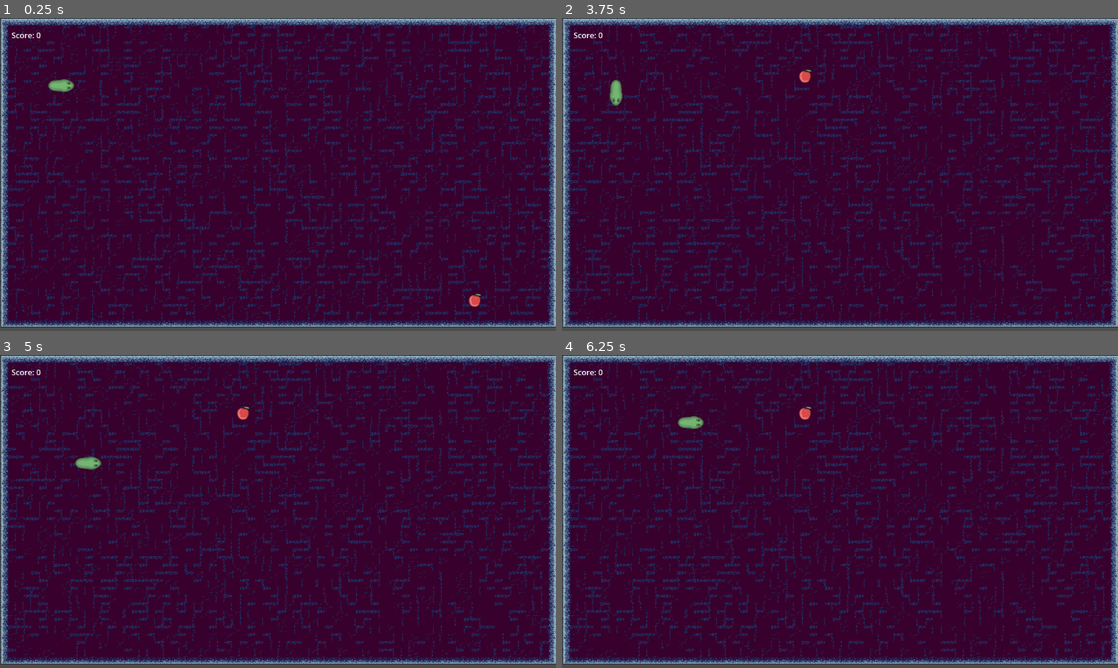
Above: before the commit, frames 1-4 (two rows, left to right).
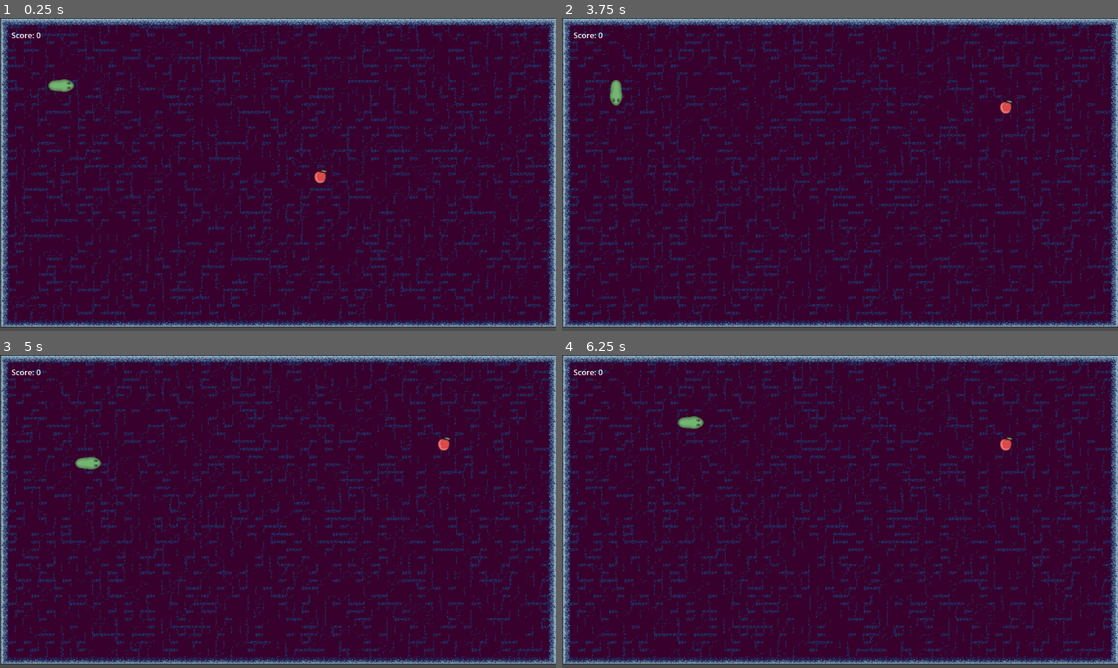
Above: after the commit, the same moments.

Repository: drinkalotz/godot-snake
Game: Godot game, scene res://scenes/world.tscn
Two runs of this game, one before a commit and one after it. Both use one fixed random seed, a clock stepped at 60 frames per second and the inputs below.
Inputs:
- Up to frame 1 (0.25 s): no input
- Up to frame 2 (3.75 s): hold Up (up_ui) 0.53-2.03 s; tap Enter at 2, 3.5 s; hold Left (left_ui) 2.03-3.53 s; tap Space at 2.75 s; hold Down (down_ui) from 3.53 s (still down)
- Up to frame 3 (5 s): release Down (down_ui) at 4.28 s; hold Right (right_ui) from 4.28 s (still down)
- Up to frame 4 (6.25 s): release Right (right_ui) at 5.03 s; hold Up (up_ui) 5.03-5.78 s; hold Right (right_ui) from 5.78 s (still down)

The runs differ from the first frame. In frame 1, 15% of the frame differs, in the area x 1-99%, y 2-97%; in frame 2, 15%; in frame 3, 15%; in frame 4, 15%.

Commit message:
repositioned world.gd script

Diff:
--- a/scenes/world.gd
+++ /dev/null
@@ -1,96 +0,0 @@
-extends Node2D
-@export var width = 72
-@export var height = 40
-@onready var tile_map_layer: TileMapLayer = $tiles
-@onready var snake: CharacterBody2D = $snake
-@onready var apple: PackedScene = preload("res://scenes/apple.tscn")
-@onready var death_timer: Timer = $death_timer
-var score: int = 0
-var score_string: String = "Score: %s"
-@onready var label: Label = $Label
-
-var rng = RandomNumberGenerator.new()
-var walkable_coordinates = []
-
-
-var top_left_corner_border = Vector2i(0, 0)
-var top_right_corner_border = Vector2i(7, 0)
-var bottom_left_corner_border = Vector2i(0, 5)
-var bottom_right_corner_border = Vector2i(7, 5)
-
-var top_border_array = [Vector2i(1, 0), Vector2i(2, 0), Vector2i(3, 0), Vector2i(4, 0), Vector2i(5, 0), Vector2i(6, 0)]
-var bottom_border_array = [Vector2i(1, 5), Vector2i(2, 5), Vector2i(3, 5), Vector2i(4, 5), Vector2i(5, 5), Vector2i(6, 5)]
-var left_border_array = [Vector2i(0, 1), Vector2i(0, 2), Vector2i(0, 3), Vector2i(0, 4)]
-var right_border_array = [Vector2i(7, 1), Vector2i(7, 2), Vector2i(7, 3), Vector2i(7, 4)]
-
-var walkable_array = [
-	Vector2i(1, 1), Vector2i(2, 1), Vector2i(3, 1), Vector2i(4, 1), Vector2i(5, 1), Vector2i(6, 1),
-	Vector2i(1, 2), Vector2i(2, 2), Vector2i(3, 2), Vector2i(4, 2), Vector2i(5, 2), Vector2i(6, 2),
-	Vector2i(1, 3), Vector2i(2, 3), Vector2i(3, 3), Vector2i(4, 3), Vector2i(5, 3), Vector2i(6, 3),
-	Vector2i(1, 4), Vector2i(2, 4), Vector2i(3, 4), Vector2i(4, 4), Vector2i(5, 4), Vector2i(6, 4),
-	]
-
-func _ready() -> void:
-	snake._on_snake_died.connect(snake_died)
-	snake.SPEED = 5
-	var source_id = 1
-
-	tile_map_layer.set_cell(Vector2i(0, 0), source_id, top_left_corner_border)
-	tile_map_layer.set_cell(Vector2i(width - 1, 0), source_id, top_right_corner_border)
-	tile_map_layer.set_cell(Vector2i(0, height - 1), source_id, bottom_left_corner_border)
-	tile_map_layer.set_cell(Vector2i(width - 1, height - 1), source_id, bottom_right_corner_border)
-
-	for x in range(1, width - 1):
-		tile_map_layer.set_cell(Vector2i(x, 0), source_id, top_border_array[x % top_border_array.size()])
-		tile_map_layer.set_cell(Vector2i(x, height - 1), source_id, bottom_border_array[x % bottom_border_array.size()])
-
-	for y in range(1, height - 1):
-		tile_map_layer.set_cell(Vector2i(0, y), source_id, left_border_array[y % left_border_array.size()])
-		tile_map_layer.set_cell(Vector2i(width - 1, y), source_id, right_border_array[y % right_border_array.size()])
-
-	for x in range(1, width - 1):
-		for y in range(1, height - 1):
-			tile_map_layer.set_cell(Vector2i(x, y), source_id, walkable_array.pick_random())
-
-	for x in range(2, width - 2):
-		for y in range(2, height -2):
-			var tile = tile_map_layer.get_cell_tile_data(Vector2i(x, y))
-			if true:
-				walkable_coordinates.append(Vector2i(x, y))
-	label.global_position = tile_map_layer.map_to_local(Vector2i(1, 1))
-	label.visible = true
-	label.text = score_string % score
-	var new_apple = apple.instantiate()
-	add_child(new_apple)
-	new_apple.set_deferred("global_position", tile_map_layer.map_to_local(walkable_coordinates.pick_random()))
-	new_apple.set_deferred("visible", true)
-	new_apple._on_apple_eaten.connect(handle_apple_eaten)
-func _process(delta: float) -> void:
-	pass
-
-func snake_died():
-	death_timer.start()
-
-func handle_apple_eaten(eaten_apple: Node2D):
-	eaten_apple.queue_free()
-	score += 1
-	var apples_to_spawn: int = score / 10 + 1
-	snake.SPEED += 0.5
-	snake.grow_snake()
-	label.text = score_string % score
-	for i in range(apples_to_spawn, apples_to_spawn + 1):
-		print(i)
-		var new_apple = apple.instantiate()
-		self.call_deferred("add_child", new_apple)
-		new_apple.set_deferred("global_position", tile_map_layer.map_to_local(walkable_coordinates.pick_random()))
-		new_apple.set_deferred("visible", true)
-		new_apple._on_apple_eaten.connect(handle_apple_eaten)
-
-func is_walkable_tile(tile_id: Node2D):
-	pass
-
-
-
-
-func _on_death_timer_timeout() -> void:
-	get_tree().reload_current_scene()
--- a/scenes/world.tscn
+++ b/scenes/world.tscn
@@ -1,7 +1,7 @@
 [gd_scene load_steps=7 format=3 uid="uid://bkb0xi3pd2bp"]
 
 [ext_resource type="Texture2D" uid="uid://c3jwn36i2qyd2" path="res://assets/World/Tileset.png" id="1_1h26e"]
-[ext_resource type="Script" path="res://scenes/world.gd" id="1_bgaf4"]
+[ext_resource type="Script" path="res://scripts/world.gd" id="1_748kr"]
 [ext_resource type="PackedScene" uid="uid://cussfasv7xcke" path="res://scenes/snake.tscn" id="4_ihk7y"]
 [ext_resource type="PackedScene" uid="uid://fvnr1ibfhv6v" path="res://scenes/apple.tscn" id="5_k62ug"]
 
@@ -336,7 +336,7 @@
 sources/1 = SubResource("TileSetAtlasSource_2nj8x")
 
 [node name="world" type="Node2D"]
-script = ExtResource("1_bgaf4")
+script = ExtResource("1_748kr")
 
 [node name="tiles" type="TileMapLayer" parent="."]
 position = Vector2(1, 0)
--- a/scripts/world.gd
+++ b/scripts/world.gd
@@ -0,0 +1,96 @@
+extends Node2D
+@export var width = 72
+@export var height = 40
+@onready var tile_map_layer: TileMapLayer = $tiles
+@onready var snake: CharacterBody2D = $snake
+@onready var apple: PackedScene = preload("res://scenes/apple.tscn")
+@onready var death_timer: Timer = $death_timer
+var score: int = 0
+var score_string: String = "Score: %s"
+@onready var label: Label = $Label
+
+var rng = RandomNumberGenerator.new()
+var walkable_coordinates = []
+
+
+var top_left_corner_border = Vector2i(0, 0)
+var top_right_corner_border = Vector2i(7, 0)
+var bottom_left_corner_border = Vector2i(0, 5)
+var bottom_right_corner_border = Vector2i(7, 5)
+
+var top_border_array = [Vector2i(1, 0), Vector2i(2, 0), Vector2i(3, 0), Vector2i(4, 0), Vector2i(5, 0), Vector2i(6, 0)]
+var bottom_border_array = [Vector2i(1, 5), Vector2i(2, 5), Vector2i(3, 5), Vector2i(4, 5), Vector2i(5, 5), Vector2i(6, 5)]
+var left_border_array = [Vector2i(0, 1), Vector2i(0, 2), Vector2i(0, 3), Vector2i(0, 4)]
+var right_border_array = [Vector2i(7, 1), Vector2i(7, 2), Vector2i(7, 3), Vector2i(7, 4)]
+
+var walkable_array = [
+	Vector2i(1, 1), Vector2i(2, 1), Vector2i(3, 1), Vector2i(4, 1), Vector2i(5, 1), Vector2i(6, 1),
+	Vector2i(1, 2), Vector2i(2, 2), Vector2i(3, 2), Vector2i(4, 2), Vector2i(5, 2), Vector2i(6, 2),
+	Vector2i(1, 3), Vector2i(2, 3), Vector2i(3, 3), Vector2i(4, 3), Vector2i(5, 3), Vector2i(6, 3),
+	Vector2i(1, 4), Vector2i(2, 4), Vector2i(3, 4), Vector2i(4, 4), Vector2i(5, 4), Vector2i(6, 4),
+	]
+
+func _ready() -> void:
+	snake._on_snake_died.connect(snake_died)
+	snake.SPEED = 5
+	var source_id = 1
+
+	tile_map_layer.set_cell(Vector2i(0, 0), source_id, top_left_corner_border)
+	tile_map_layer.set_cell(Vector2i(width - 1, 0), source_id, top_right_corner_border)
+	tile_map_layer.set_cell(Vector2i(0, height - 1), source_id, bottom_left_corner_border)
+	tile_map_layer.set_cell(Vector2i(width - 1, height - 1), source_id, bottom_right_corner_border)
+
+	for x in range(1, width - 1):
+		tile_map_layer.set_cell(Vector2i(x, 0), source_id, top_border_array[x % top_border_array.size()])
+		tile_map_layer.set_cell(Vector2i(x, height - 1), source_id, bottom_border_array[x % bottom_border_array.size()])
+
+	for y in range(1, height - 1):
+		tile_map_layer.set_cell(Vector2i(0, y), source_id, left_border_array[y % left_border_array.size()])
+		tile_map_layer.set_cell(Vector2i(width - 1, y), source_id, right_border_array[y % right_border_array.size()])
+
+	for x in range(1, width - 1):
+		for y in range(1, height - 1):
+			tile_map_layer.set_cell(Vector2i(x, y), source_id, walkable_array.pick_random())
+
+	for x in range(2, width - 2):
+		for y in range(2, height -2):
+			var tile = tile_map_layer.get_cell_tile_data(Vector2i(x, y))
+			if true:
+				walkable_coordinates.append(Vector2i(x, y))
+	label.global_position = tile_map_layer.map_to_local(Vector2i(1, 1))
+	label.visible = true
+	label.text = score_string % score
+	var new_apple = apple.instantiate()
+	add_child(new_apple)
+	new_apple.set_deferred("global_position", tile_map_layer.map_to_local(walkable_coordinates.pick_random()))
+	new_apple.set_deferred("visible", true)
+	new_apple._on_apple_eaten.connect(handle_apple_eaten)
+func _process(delta: float) -> void:
+	pass
+
+func snake_died():
+	death_timer.start()
+
+func handle_apple_eaten(eaten_apple: Node2D):
+	eaten_apple.queue_free()
+	score += 1
+	var apples_to_spawn: int = score / 10 + 1
+	snake.SPEED += 0.5
+	snake.grow_snake()
+	label.text = score_string % score
+	for i in range(apples_to_spawn, apples_to_spawn + 1):
+		print(i)
+		var new_apple = apple.instantiate()
+		self.call_deferred("add_child", new_apple)
+		new_apple.set_deferred("global_position", tile_map_layer.map_to_local(walkable_coordinates.pick_random()))
+		new_apple.set_deferred("visible", true)
+		new_apple._on_apple_eaten.connect(handle_apple_eaten)
+
+func is_walkable_tile(tile_id: Node2D):
+	pass
+
+
+
+
+func _on_death_timer_timeout() -> void:
+	get_tree().reload_current_scene()
